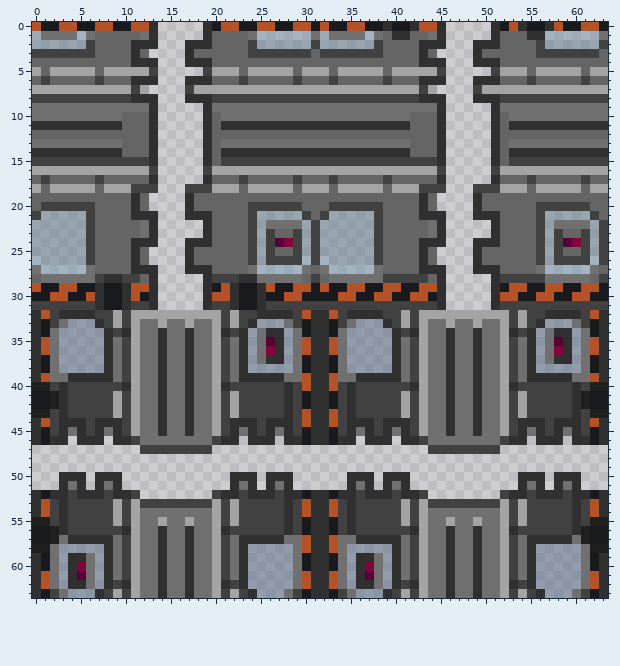
Pixel-art sprite, stored at Resources/Textures/ADT/ADTGlobalEvents/ShipBattle/Structures/Doors/Airlocks/Glass/shuttle.rsi/assembly.png. That is the earlier state.
The file is 64x64 pixels.
Now the later version:
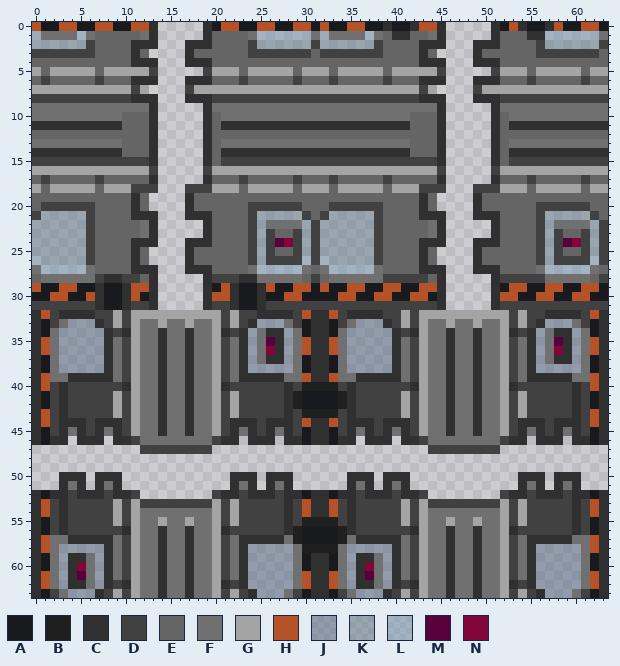
Palette (. is transparent): A #191a1e  B #1f1f1f  C #303030  D #414141  E #656565  F #707070  G #a4a4a4  H #b55228  J #51668179  K #5f798b79  L #7797af79  M #57003b  N #800639
What changed:
{"y":40,"x":0,"old":"BB","new":"CH"}
{"y":40,"x":30,"old":"HCCH","new":"BBBB"}
{"y":40,"x":62,"old":"BB","new":"HC"}
{"y":41,"x":0,"old":"A","new":"C"}
{"y":41,"x":2,"old":"B","new":"D"}
{"y":41,"x":29,"old":"D","new":"B"}
{"y":41,"x":31,"old":"CC","new":"AA"}
{"y":41,"x":34,"old":"D","new":"B"}
{"y":41,"x":61,"old":"B","new":"D"}
{"y":41,"x":63,"old":"A","new":"C"}
{"y":42,"x":0,"old":"A","new":"C"}
{"y":42,"x":2,"old":"B","new":"D"}
{"y":42,"x":29,"old":"D","new":"B"}
{"y":42,"x":31,"old":"CC","new":"AA"}
{"y":42,"x":34,"old":"D","new":"B"}
{"y":42,"x":61,"old":"B","new":"D"}
{"y":42,"x":63,"old":"A","new":"C"}
{"y":43,"x":0,"old":"BB","new":"CH"}
{"y":43,"x":30,"old":"HCCH","new":"BBBB"}
{"y":43,"x":62,"old":"BB","new":"HC"}
{"y":55,"x":0,"old":"BB","new":"CA"}
{"y":55,"x":30,"old":"ACCA","new":"BBBB"}
{"y":55,"x":62,"old":"BB","new":"AC"}
{"y":56,"x":0,"old":"A","new":"C"}
{"y":56,"x":2,"old":"B","new":"D"}
{"y":56,"x":29,"old":"D","new":"B"}
{"y":56,"x":31,"old":"CC","new":"AA"}
{"y":56,"x":34,"old":"D","new":"B"}
{"y":56,"x":61,"old":"B","new":"D"}
{"y":56,"x":63,"old":"A","new":"C"}
{"y":57,"x":0,"old":"AAB","new":"CHF"}
{"y":57,"x":29,"old":"FHCCHF","new":"BAAAAB"}
{"y":57,"x":61,"old":"BAA","new":"FHC"}
{"y":58,"x":0,"old":"BB","new":"CH"}
{"y":58,"x":30,"old":"HCCH","new":"BBBB"}
{"y":58,"x":62,"old":"BB","new":"HC"}
{"label":"changed","picture_box":[32,382,59,418]}
{"label":"changed","picture_box":[293,382,347,418]}
{"label":"changed","picture_box":[581,382,608,418]}
{"label":"changed","picture_box":[32,517,59,553]}
{"label":"changed","picture_box":[293,517,347,553]}
{"label":"changed","picture_box":[581,517,608,553]}
